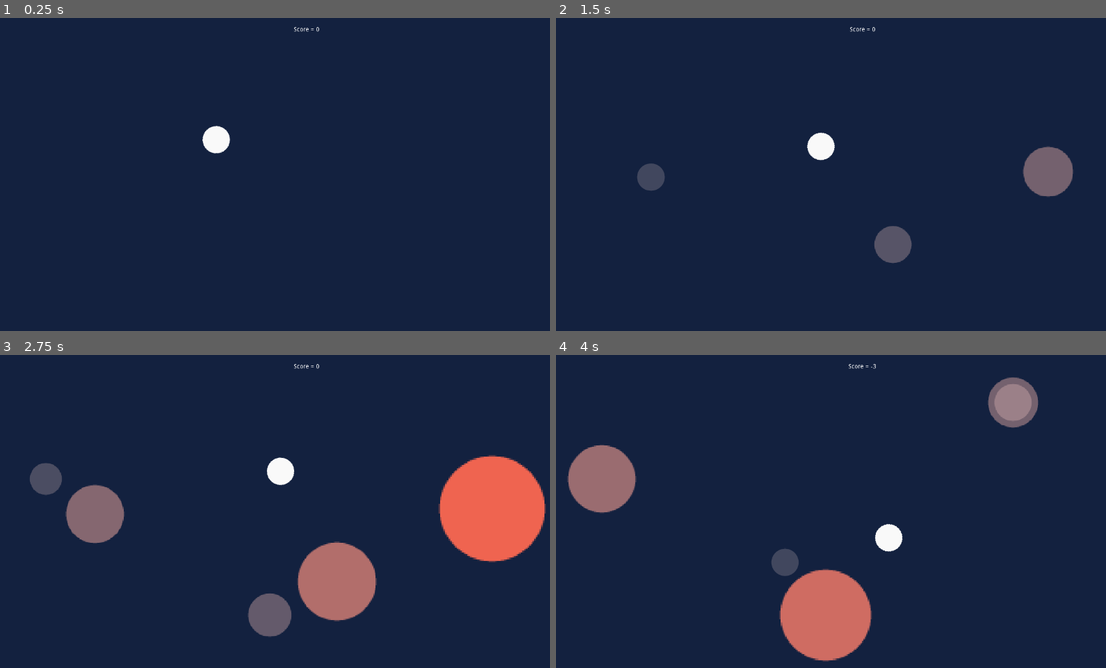
Above: before the commit, frames 1-4 (two rows, left to right).
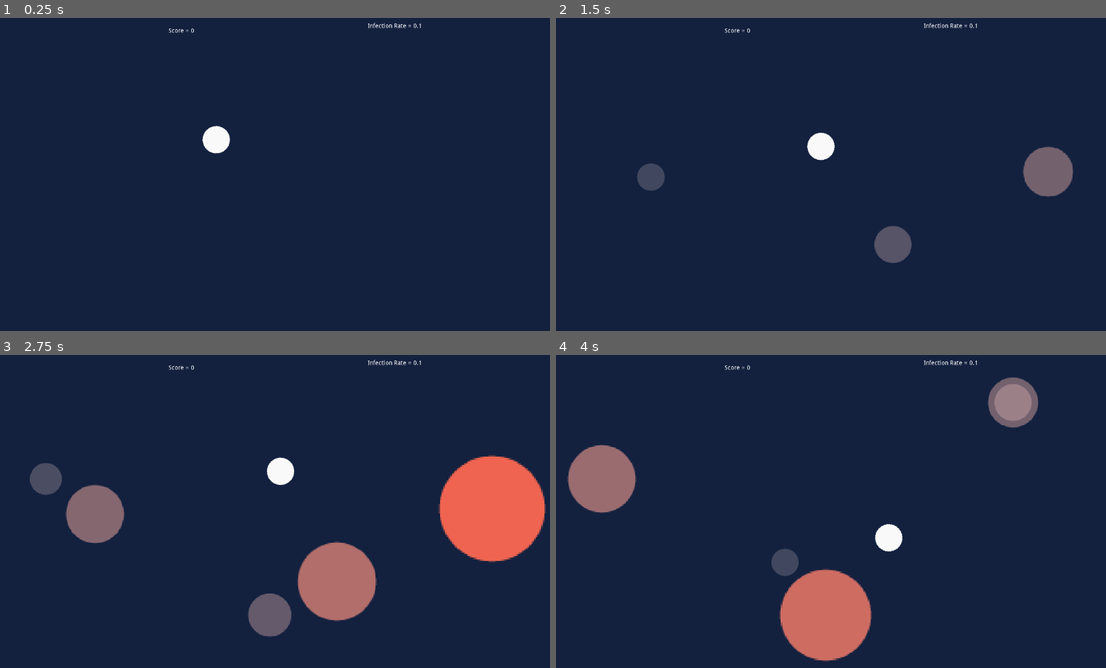
Above: after the commit, the same moments.

Repository: buildingonfire/bloodstream
Game: Godot game, scene res://scenes/World.tscn
Same seed, same stepped clock (60 frames per second), same inputs: the game is played once before the commit and once after it.
Inputs (mouse positions are in pixels of both pictures, inside the frame that each line leads up to):
- Up to frame 1 (0.25 s): no input
- Up to frame 2 (1.5 s): move the mouse to (957, 158) at 0.52 s; move the mouse to (721, 190) at 1.27 s
- Up to frame 3 (2.75 s): move the mouse to (335, 442) at 2.02 s
- Up to frame 4 (4 s): move the mouse to (809, 574) at 2.77 s; move the mouse to (1001, 558) at 3.52 s

The runs differ from the first frame. In frame 1, 0.1% of the frame differs, in the area x 30-77%, y 1-5%; in frame 2, 0.1%; in frame 3, 0.1%; in frame 4, 0.1%.

Commit message:
add game timer

Diff:
--- a/scenes/EnemySpawner.gd
+++ b/scenes/EnemySpawner.gd
@@ -19,5 +19,8 @@
 	main.add_child(enemy)
 	enemy.global_position = spawn_location
 
-func _on_Timer_timeout():
+func _on_SpawnTimer_timeout():
 	spawn_enemy()
+
+func _on_GameTimer_timeout():
+	queue_free()
--- a/scenes/EnemySpawner.tscn
+++ b/scenes/EnemySpawner.tscn
@@ -92,5 +92,10 @@
 wait_time = 5.0
 autostart = true
 
-[connection signal="timeout" from="SpawnTimer" to="." method="_on_Timer_timeout"]
+[node name="GameTimer" type="Timer" parent="."]
+wait_time = 125.0
+one_shot = true
+
+[connection signal="timeout" from="SpawnTimer" to="." method="_on_SpawnTimer_timeout"]
 [connection signal="timeout" from="LevelTimer" to="SpawnTimer" method="_on_LevelTimer_timeout"]
+[connection signal="timeout" from="GameTimer" to="." method="_on_GameTimer_timeout"]
--- a/scenes/SpawnTimer.gd
+++ b/scenes/SpawnTimer.gd
@@ -3,3 +3,6 @@
 func _on_LevelTimer_timeout():
 	wait_time -= .02
 	print(wait_time)
+	var main = get_tree().current_scene
+	if main.is_in_group("World"):
+		main.set_infection_rate(0.5 - wait_time)
--- a/scenes/World.gd
+++ b/scenes/World.gd
@@ -1,16 +1,26 @@
 extends Node
 
 var score : int = 0 setget set_score
+var infection_rate : float = 0.0 setget set_infection_rate
 
 onready var scoreLabel = $ScoreLabel
+onready var rateLabel = $InfectionRateLabel
 
 #score logic
 func set_score(value):
 	score = value
 	update_score_label(score)
 
+func set_infection_rate(value):
+	infection_rate = value
+	update_rate_label(infection_rate)
+
 func update_score_label(score):
 	scoreLabel.text = "Score = " + String(score)
 
+func update_rate_label(rate):
+	rateLabel.text = "Infection Rate = " + String(rate)
+
 func _ready():
 	set_score(score)
+	set_infection_rate(0.1)
--- a/scenes/World.tscn
+++ b/scenes/World.tscn
@@ -24,11 +24,21 @@
 [node name="EnemySpawner" parent="." instance=ExtResource( 3 )]
 
 [node name="ScoreLabel" type="Label" parent="."]
-margin_left = 640.0
-margin_top = 20.0
-margin_right = 771.0
-margin_bottom = 76.0
+margin_left = 352.118
+margin_top = 22.8316
+margin_right = 483.118
+margin_bottom = 78.8316
 align = 1
 __meta__ = {
 "_edit_use_anchors_": false
 }
+
+[node name="InfectionRateLabel" type="Label" parent="."]
+margin_left = 842.933
+margin_top = 11.5051
+margin_right = 973.933
+margin_bottom = 67.5051
+align = 1
+__meta__ = {
+"_edit_use_anchors_": false
+}
--- a/scenes/enemy.gd
+++ b/scenes/enemy.gd
@@ -52,7 +52,7 @@
 			add_to_score()
 			state = DEAD
 		elif scale.x > maximum_size:
-			reduce_score()
+			#reduce_score()
 			state = DEAD
 		else:
 			pass
